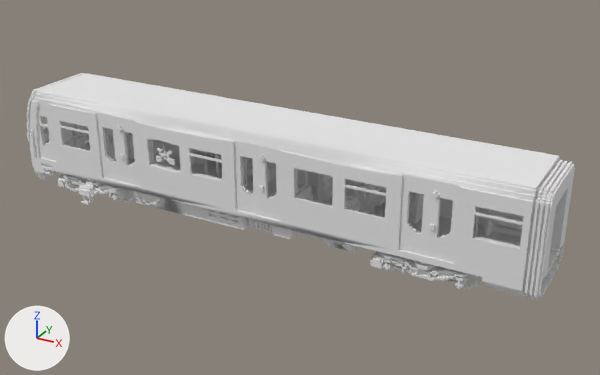
The OBJ model assets/immersiverailroading/models/rolling_stock/locomotives/br481/br481.obj, before and after one commit.
Both versions are drawn from a camera (50 mm lens) standing at (12.57, -20.75, 11.9) and looking at (0.93, 0.42, 1.32). The axes (+X, +Y, +Z) are drawn at lower left. The lights are the same throughout. Where no turn or scale is listed for an object, it has been applied to the vertices.

Names of what the first picture shows: 'BOGEY_FRONT', 'BOGEY_FRONT_WHEEL_2', 'BOGEY_REAR', 'BOGEY_REAR_WHEEL_2', 'FRAME'.
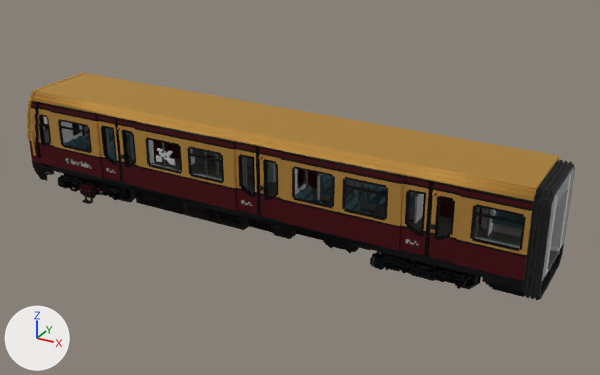
Where the change shows, as pixel boxes [x1, y1, x2, y2] in the pictures (600 x 375 px):
```json
{"object": "FRAME", "change": "surface changed", "before": [27, 73, 575, 300], "after": [27, 73, 575, 300]}
{"object": "BOGEY_REAR", "change": "surface changed", "before": [370, 251, 470, 289], "after": [370, 251, 470, 289], "on screen": "grey to black"}
{"object": "BOGEY_FRONT", "change": "surface changed", "before": [57, 174, 126, 205], "after": [57, 174, 126, 205], "on screen": "grey to black"}
{"object": "BOGEY_REAR_WHEEL_2", "change": "surface changed", "before": [464, 274, 481, 290], "after": [464, 274, 481, 290], "on screen": "grey to black"}
{"object": "BOGEY_FRONT_WHEEL_2", "change": "surface changed", "before": [121, 189, 135, 203], "after": [121, 189, 135, 203]}
{"object": "BOGEY_REAR_WHEEL_1", "change": "surface changed", "before": [384, 262, 400, 271], "after": [384, 262, 400, 271]}
```

Edits to the scene script, one JSON object a line:
```json
{"op": "add", "block": "img_texture_png", "code": ["img_texture_png = load_image('texture.png', 'texture.png', 256, 1, 'sRGB')"]}
{"op": "remove", "block": "mat_palette", "code": "mat_palette.base_color = (0.8, 0.8, 0.8)  # white #e7e7e7"}
{"op": "add", "block": "mat_palette", "code": "mat_palette.texture = img_texture_png"}
{"op": "set", "path": "mat_palette.metallic", "old": "0.0", "new": "1.0"}
{"op": "set", "path": "mat_palette.roughness", "old": "1.0", "new": "0.776"}
```
